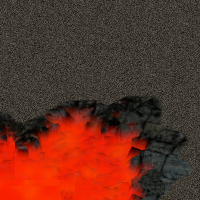
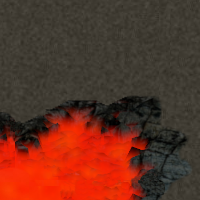
Layers edited between the first and the second 200×200 image:
painted on "Pasted Layer" over [0,167,39,200]
painted on "New Layer" over [0,0,200,200]
